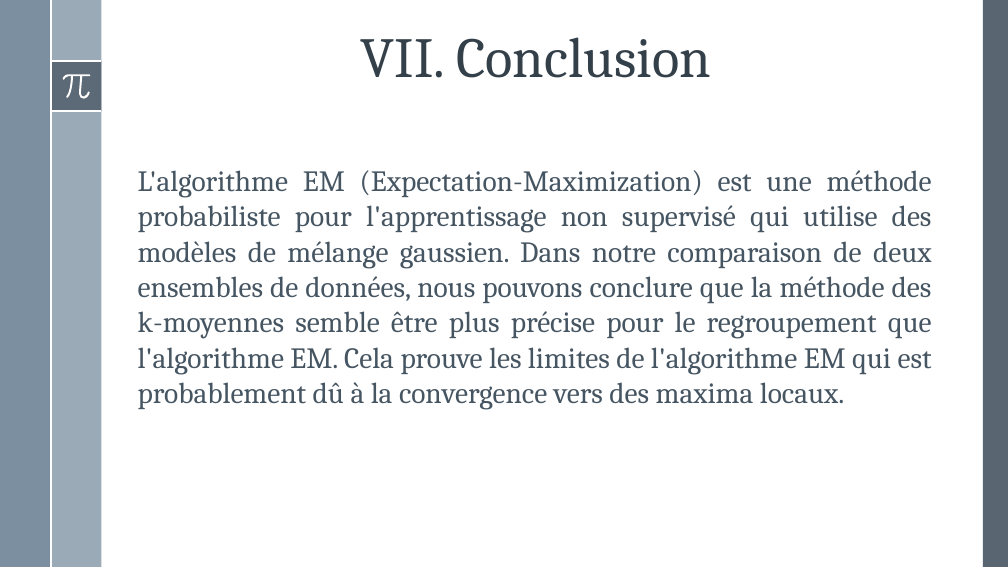
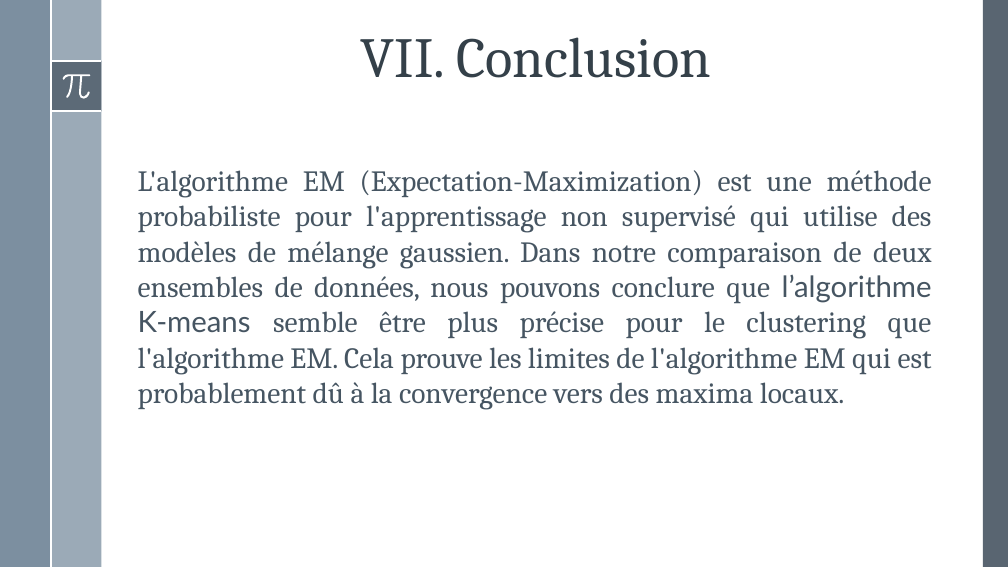
Before and after one commit to Samashi47/EM-algorithm, a slide deck: slide 18 of EM-Explanation/Méthode Probabiliste.pptx. Drawn at 1008x567 pixels with LibreOffice and Linux fonts; fonts in the diff are those of the drawing. Boxes give left, top, right and bottom in pixels: in the first picture for what was removed or moved away, otherwise in the second. Text is boxed around its words. In the diff, an @@ line names an element or a change of style, - is before the commit and + after.

```diff
--- a/EM-Explanation/Méthode Probabiliste.pptx
+++ b/EM-Explanation/Méthode Probabiliste.pptx
@@ text at bbox=[138, 170, 932, 410]: text changed @@
-L'algorithme EM (Expectation-Maximization) est une méthode probabiliste pour l'apprentissage non supervisé qui utilise des modèles de mélange gaussien. Dans notre comparaison de deux ensembles de données, nous pouvons conclure que la méthode des k-moyennes semble être plus précise pour le regroupement que l'algorithme EM. Cela prouve les limites de l'algorithme EM qui est probablement dû à la convergence vers des maxima locaux.
+L'algorithme EM (Expectation-Maximization) est une méthode probabiliste pour l'apprentissage non supervisé qui utilise des modèles de mélange gaussien. Dans notre comparaison de deux ensembles de données, nous pouvons conclure que l’algorithme K-means semble être plus précise pour le clustering que l'algorithme EM. Cela prouve les limites de l'algorithme EM qui est probablement dû à la convergence vers des maxima locaux.
```
Also in this commit, not shown: 2 other files.
